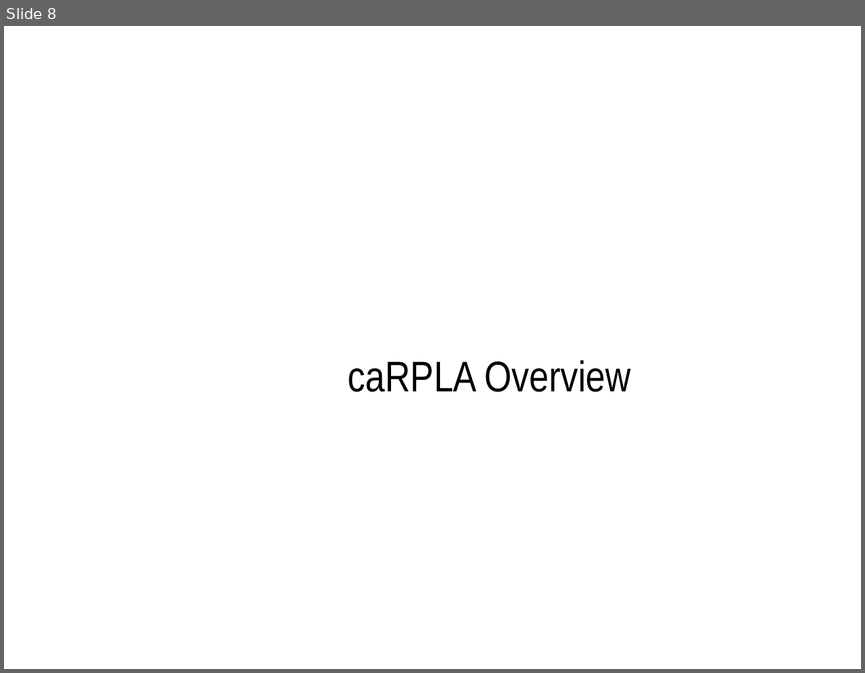
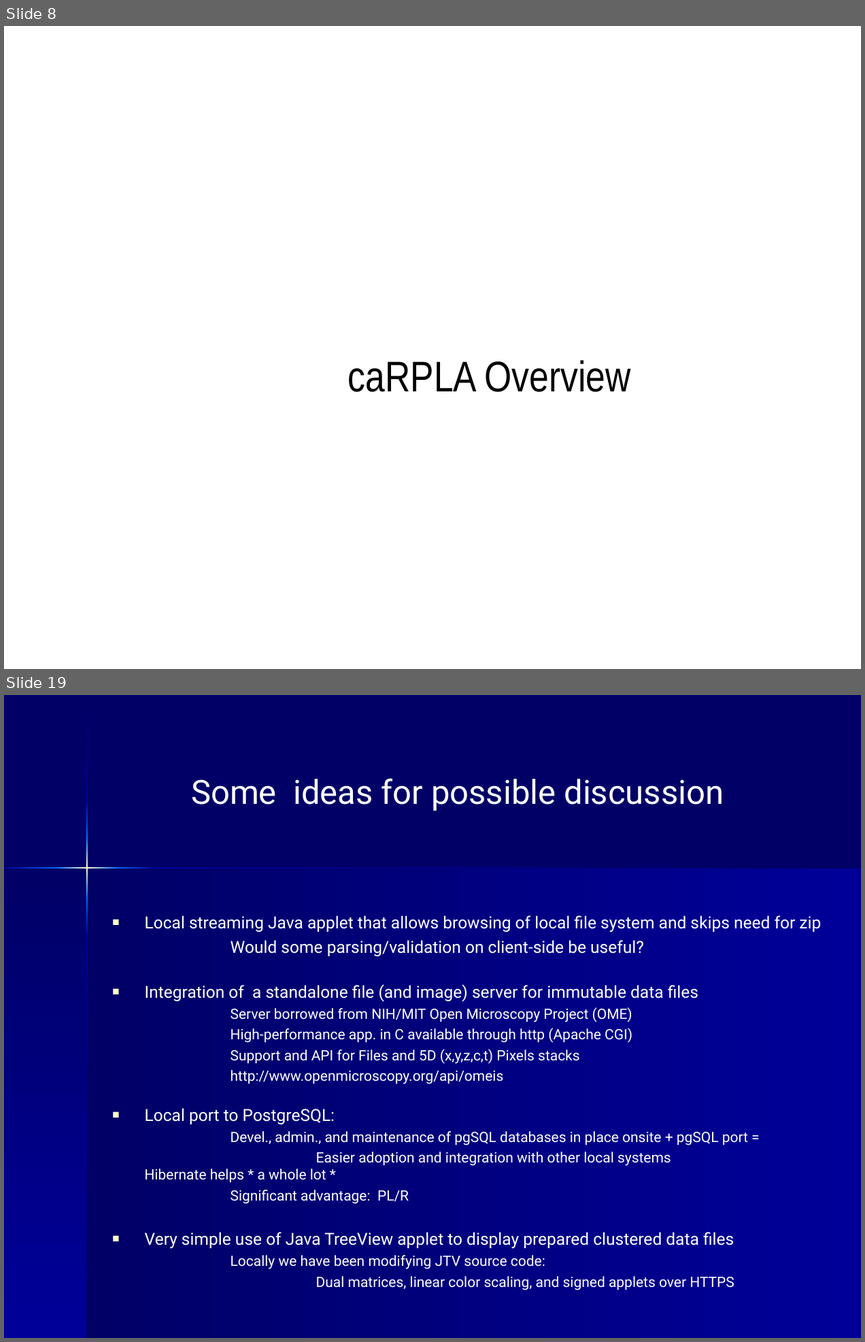
Before and after one commit to NCIP/caarray-docs, a slide deck: project_management/open_meetings/caArray User Community Meeting July2.ppt. Shown one above the other, each under a label of ours: slide 8 before the commit, slides 8 and 19 after it; the slides between them are not shown. The pictures are 865x673 and 865x1342 pixels, drawn with LibreOffice and Linux fonts; fonts in the diff are those of the drawing; background and template pictures are left out. Boxes give left, top, right and bottom in pixels: in the first picture for what was removed or moved away, otherwise in the second. Text is boxed around its words. In the diff, an @@ line names an element or a change of style, - is before the commit and + after.

```diff
--- a/project_management/open_meetings/caArray User Community Meeting July2.ppt
+++ b/project_management/open_meetings/caArray User Community Meeting July2.ppt
@@ slide 19 added at (x1=4, y1=695, x2=861, y2=1338), background #000066 @@
@@ title added at (x1=191, y1=778, x2=723, y2=811), 28 pt, text #FFFFFF @@
+Some ideas for possible discussion
@@ group added at (x1=4, y1=696, x2=861, y2=1338): 11 freeform shapes @@
@@ text added at (x1=145, y1=915, x2=821, y2=1290), 12 pt, text #FFFFFF @@
+■ Local streaming Java applet that allows browsing of local file system and skips need for zip
+Would some parsing/validation on client-side be useful?
+■ Integration of a standalone file (and image) server for immutable data files
+Server borrowed from NIH/MIT Open Microscopy Project (OME)
+High-performance app. in C available through http (Apache CGI)
+Support and API for Files and 5D (x,y,z,c,t) Pixels stacks
+http://www.openmicroscopy.org/api/omeis
+■ Local port to PostgreSQL:
+Devel., admin., and maintenance of pgSQL databases in place onsite + pgSQL port =
+Easier adoption and integration with other local systems Hibernate helps * a whole lot *
+Significant advantage: PL/R
+■ Very simple use of Java TreeView applet to display prepared clustered data files
+Locally we have been modifying JTV source code:
+Dual matrices, linear color scaling, and signed applets over HTTPS
```
Also in this commit, not shown: 10 other slides added.
